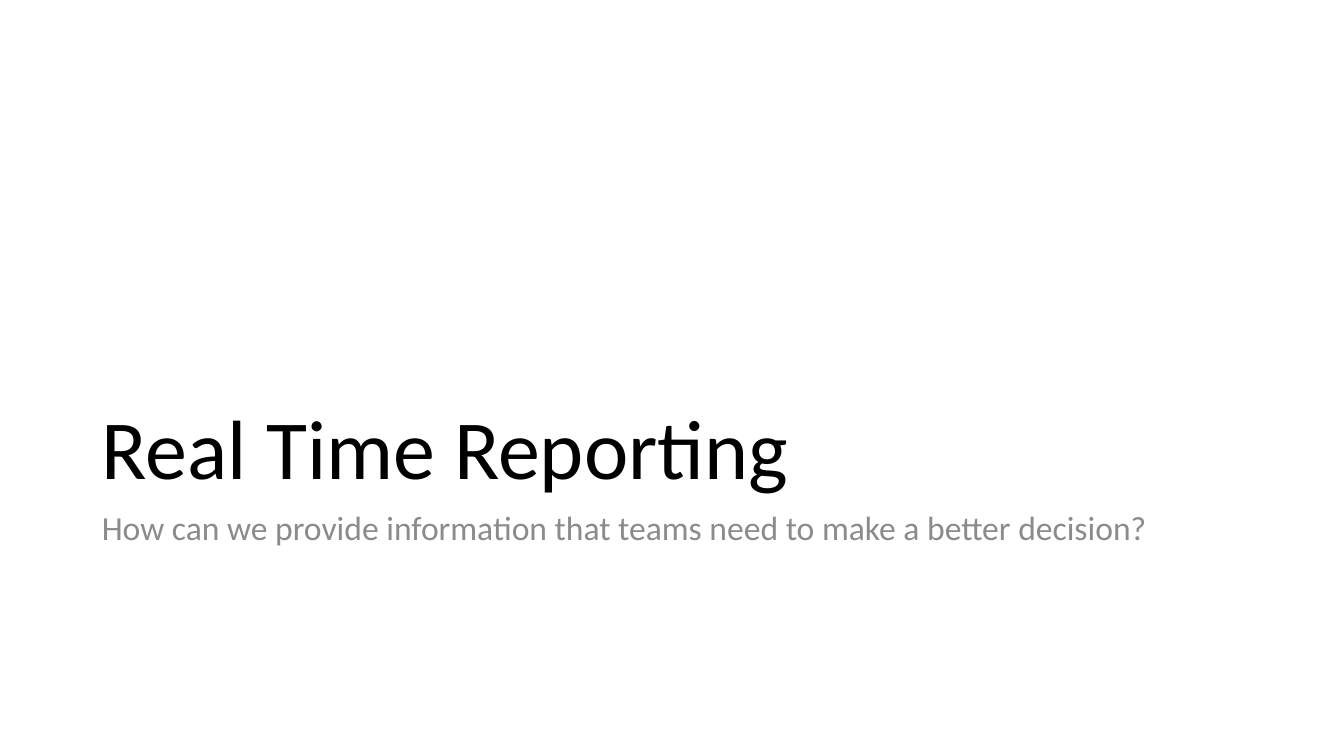
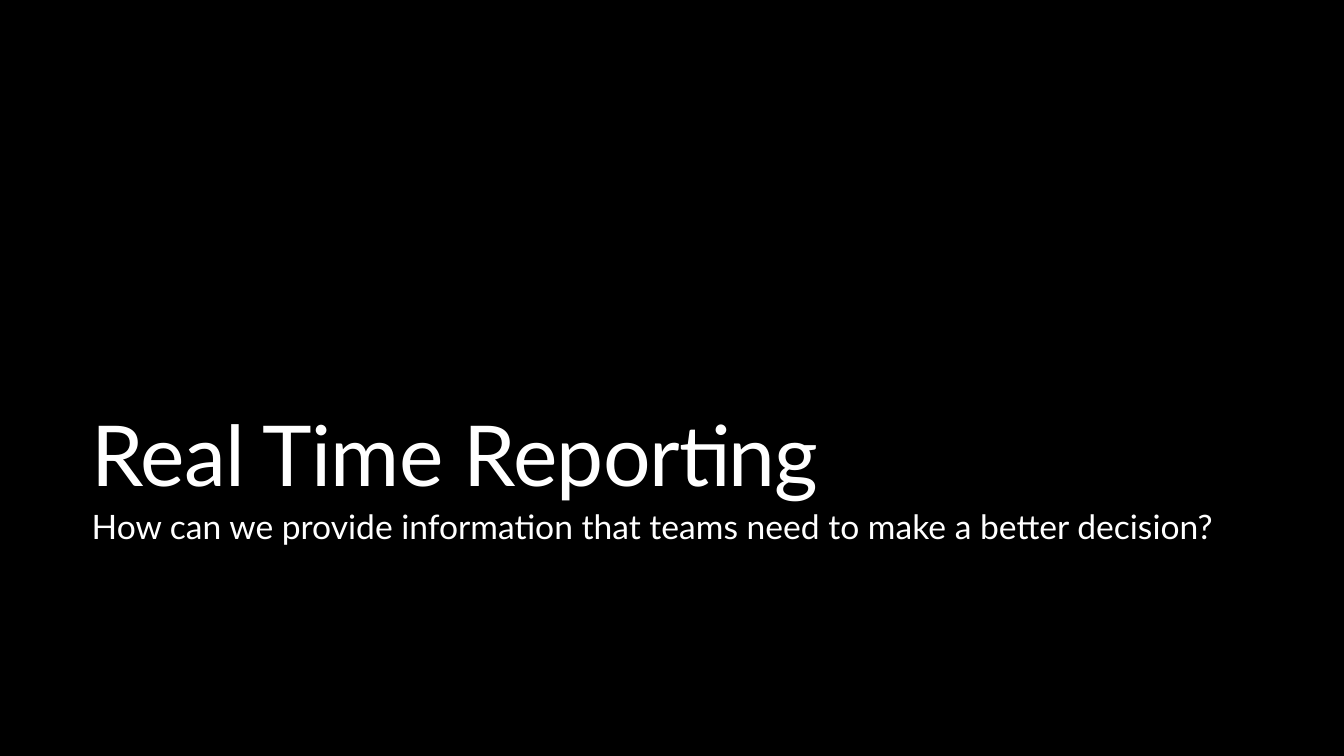
Before and after one commit to peterperov/MSFTCSA, a slide deck: slide 24 of 104-FinOps/Azure FinOps - Introduction.pptx (slide 22 before the commit). Drawn at 1344x756 pixels with LibreOffice and Linux fonts; fonts in the diff are those of the drawing; background and template pictures are left out. Boxes give left, top, right and bottom in pixels: in the first picture for what was removed or moved away, otherwise in the second. Text is boxed around its words. In the diff, an @@ line names an element or a change of style, - is before the commit and + after.

```diff
--- a/104-FinOps/Azure FinOps - Introduction.pptx
+++ b/104-FinOps/Azure FinOps - Introduction.pptx
@@ background #FFFFFF to #000000 @@
@@ title "Real Time Reporting" at bbox=[92, 424, 819, 501]: font Calibri to Lato, text colour #000000 to #FFFFFF, letter spacing 0 to -0.5 pt; line spacing 0.9 to 1 @@
@@ text "How can we provide information ..." at bbox=[92, 514, 1212, 545]: font Calibri to Lato, text colour #8C8C8C to #FFFFFF; line spacing 0.9 to 1; less space between paragraphs @@
```
Also in this commit, not shown: 44 other slides changed, 5 slides added, 1 slide removed.
